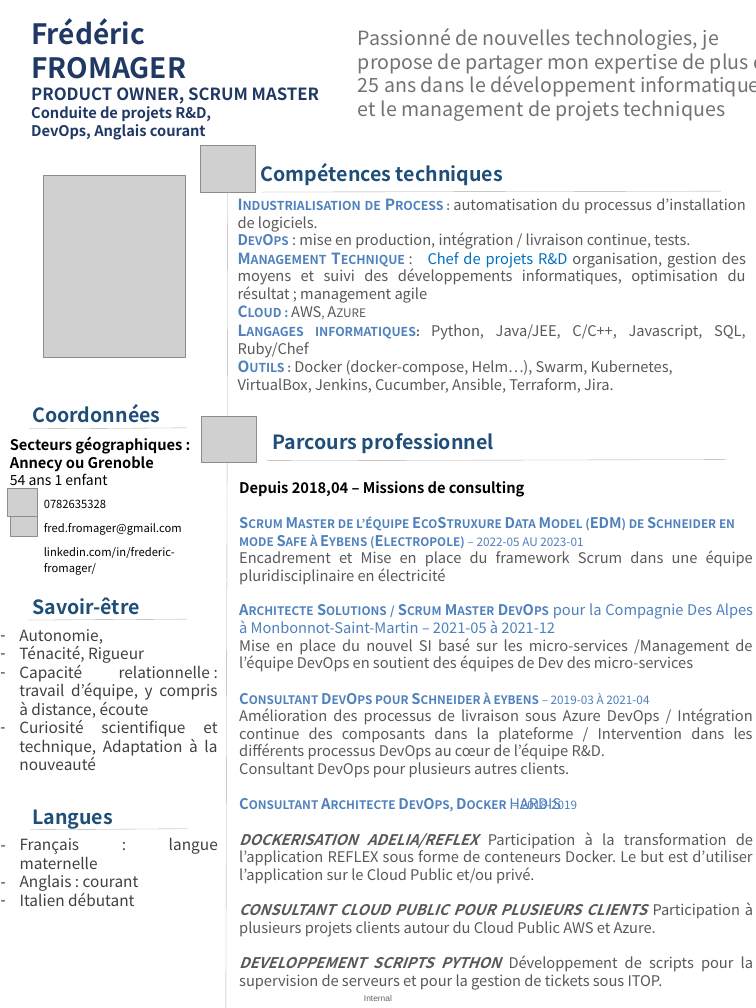
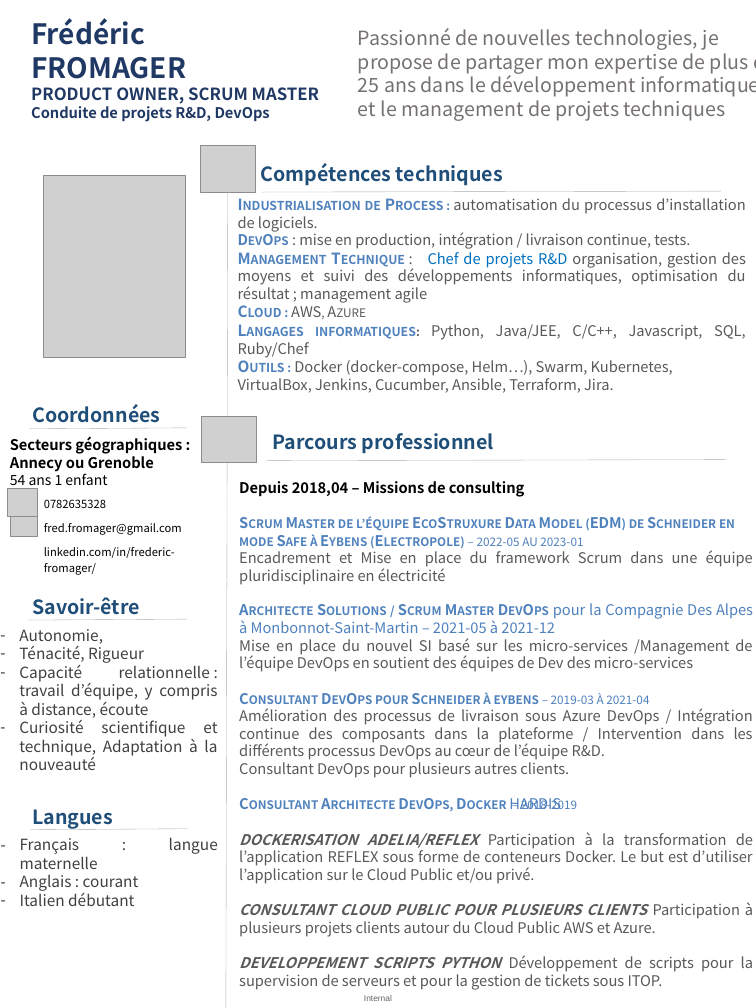
Before and after one commit to Solifred38/cv, a slide deck: slide 1 of CV_FFROMAGER.pptx. Drawn at 756x1008 pixels with LibreOffice and Linux fonts; fonts in the diff are those of the drawing; grey boxes stand for pictures; background and template pictures are left out. Boxes give left, top, right and bottom in pixels: in the first picture for what was removed or moved away, otherwise in the second. Text is boxed around its words. In the diff, an @@ line names an element or a change of style, - is before the commit and + after.

```diff
--- a/CV_FFROMAGER.pptx
+++ b/CV_FFROMAGER.pptx
@@ text at box(31, 103, 270, 122): text changed @@
-Conduite de projets R&D,
-DevOps, Anglais courant
+Conduite de projets R&D, DevOps
```
Also in this commit, not shown: 1 other file.
